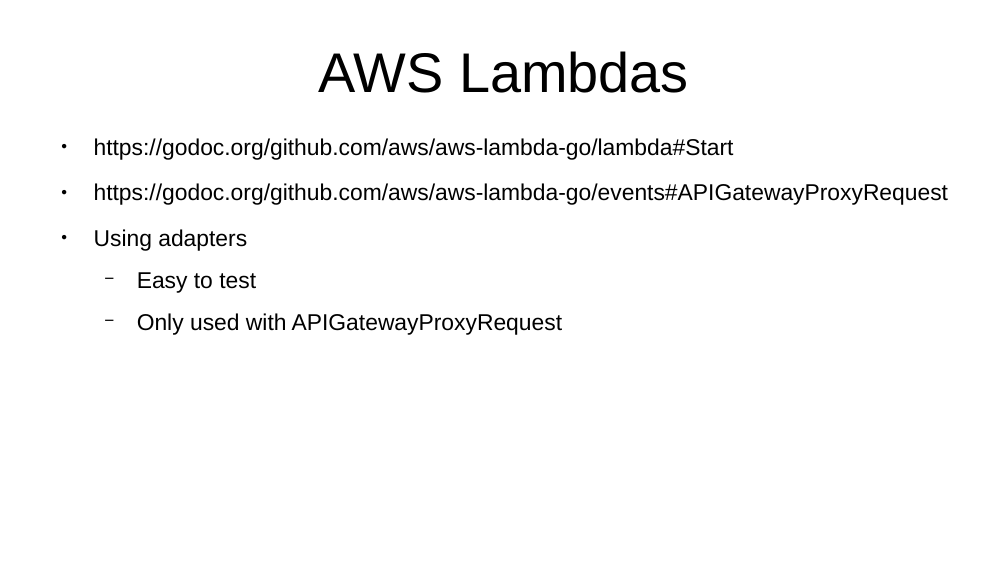
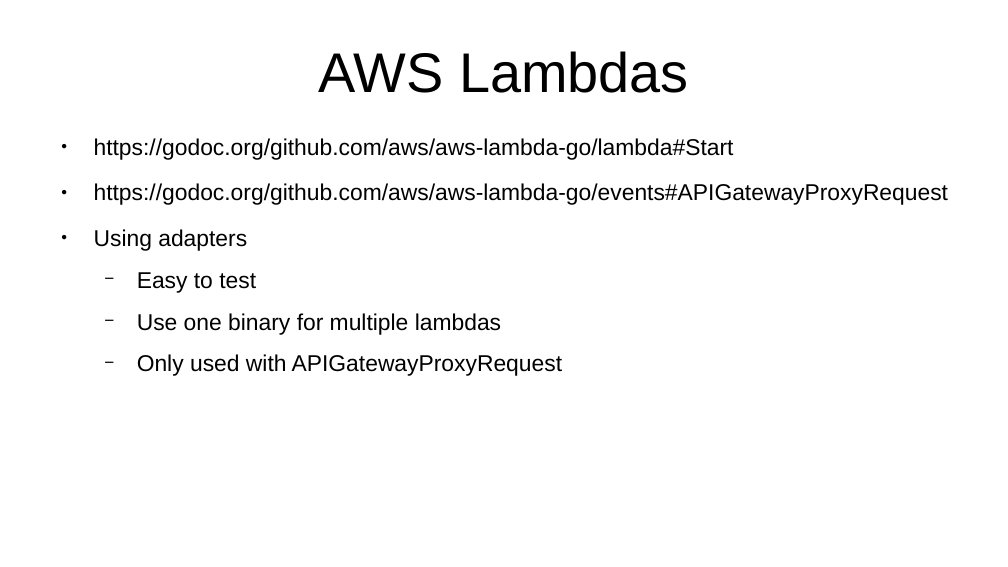
Before and after one commit to axis-go-course/spiderman, a slide deck: slide 11 of presentation.odp. Drawn at 1008x567 pixels with LibreOffice and Linux fonts; fonts in the diff are those of the drawing. Boxes give left, top, right and bottom in pixels: in the first picture for what was removed or moved away, otherwise in the second. Text is boxed around its words. In the diff, an @@ line names an element or a change of style, - is before the commit and + after.

```diff
--- a/presentation.odp
+++ b/presentation.odp
@@ text at (137,313,501,335): paragraph added @@
+  − Use one binary for multiple lambdas
```
Also in this commit, not shown: 2 other slides changed, 1 other file.
